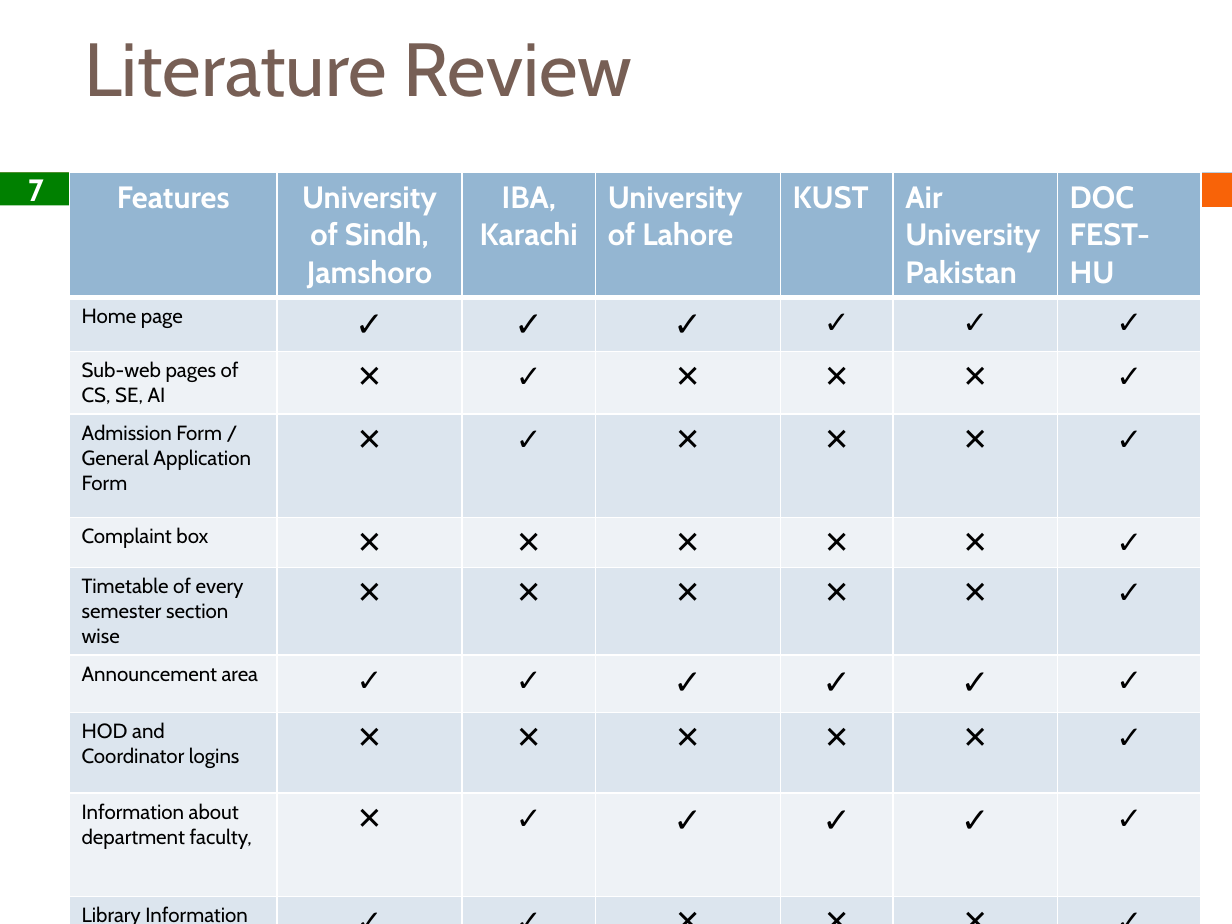
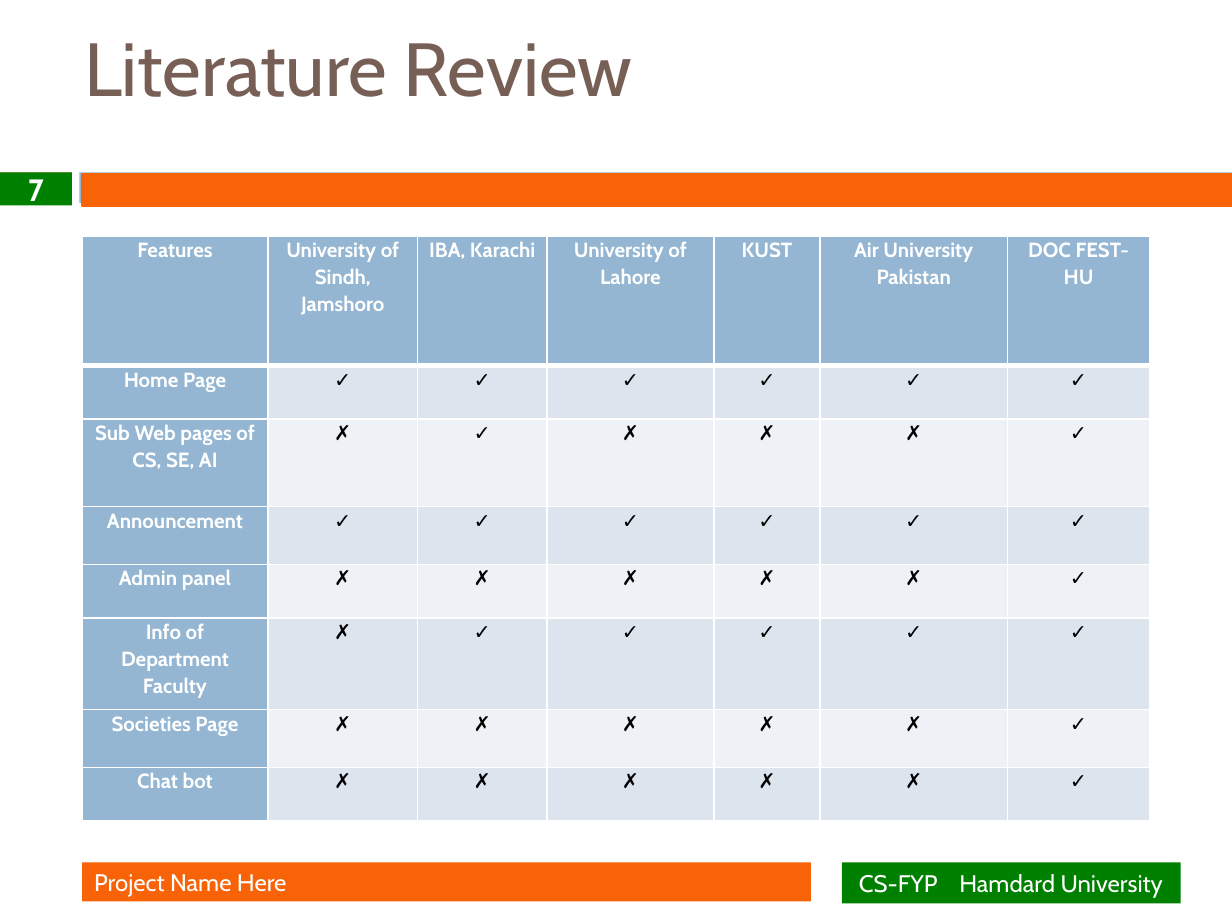
Before and after one commit to SHAHMEER-web/FYP, a slide deck: slide 7 of FYP-II Evaluation Presentation ppt.pptx. Drawn at 1232x924 pixels with LibreOffice and Linux fonts; fonts in the diff are those of the drawing; background and template pictures are left out. Boxes give left, top, right and bottom in pixels: in the first picture for what was removed or moved away, otherwise in the second. Text is boxed around its words. In the diff, an @@ line names an element or a change of style, - is before the commit and + after.

```diff
--- a/FYP-II Evaluation Presentation ppt.pptx
+++ b/FYP-II Evaluation Presentation ppt.pptx
@@ table at box(83, 237, 1152, 822) @@
-row 1: Features | University of Sindh, / Jamshoro | IBA, Karachi | University of Lahore | KUST | Air University Pakistan | DOC / FEST-HU
-row 2: Home page | ✓ | ✓ | ✓ | ✓ | ✓ | ✓
-row 3: Sub-web pages of CS, SE, AI | ✕ | ✓ | ✕ | ✕ | ✕ | ✓
-row 4: Admission Form / General Application Form | ✕ | ✓ | ✕ | ✕ | ✕ | ✓
-row 5: Complaint box | ✕ | ✕ | ✕ | ✕ | ✕ | ✓
-row 6: Timetable of every semester section wise | ✕ | ✕ | ✕ | ✕ | ✕ | ✓
-row 7: Announcement area | ✓ | ✓ | ✓ | ✓ | ✓ | ✓
-row 8: HOD and Coordinator logins | ✕ | ✕ | ✕ | ✕ | ✕ | ✓
-row 9: Information about department faculty, | ✕ | ✓ | ✓ | ✓ | ✓ | ✓
-row 10: Library Information | ✓ | ✓ | ✕ | ✕ | ✕ | ✓
+row 1: Features | University of Sindh, Jamshoro | IBA, Karachi | University of Lahore | KUST | Air University Pakistan | DOC FEST-HU
+row 2: Home Page | ✓ | ✓ | ✓ | ✓ | ✓ | ✓
+row 3: Sub Web pages of CS, SE, AI | ✗ | ✓ | ✗ | ✗ | ✗ | ✓
+row 4: Announcement | ✓ | ✓ | ✓ | ✓ | ✓ | ✓
+row 5: Admin panel | ✗ | ✗ | ✗ | ✗ | ✗ | ✓
+row 6: Info of Department Faculty | ✗ | ✓ | ✓ | ✓ | ✓ | ✓
+row 7: Societies Page | ✗ | ✗ | ✗ | ✗ | ✗ | ✓
+row 8: Chat bot | ✗ | ✗ | ✗ | ✗ | ✗ | ✓
@@ table: place and size @@
-table at box(69, 172, 1201, 924)
+table at box(83, 237, 1152, 822)
```
Also in this commit, not shown: 4 other slides changed, 2 slides added, 8 other files.
